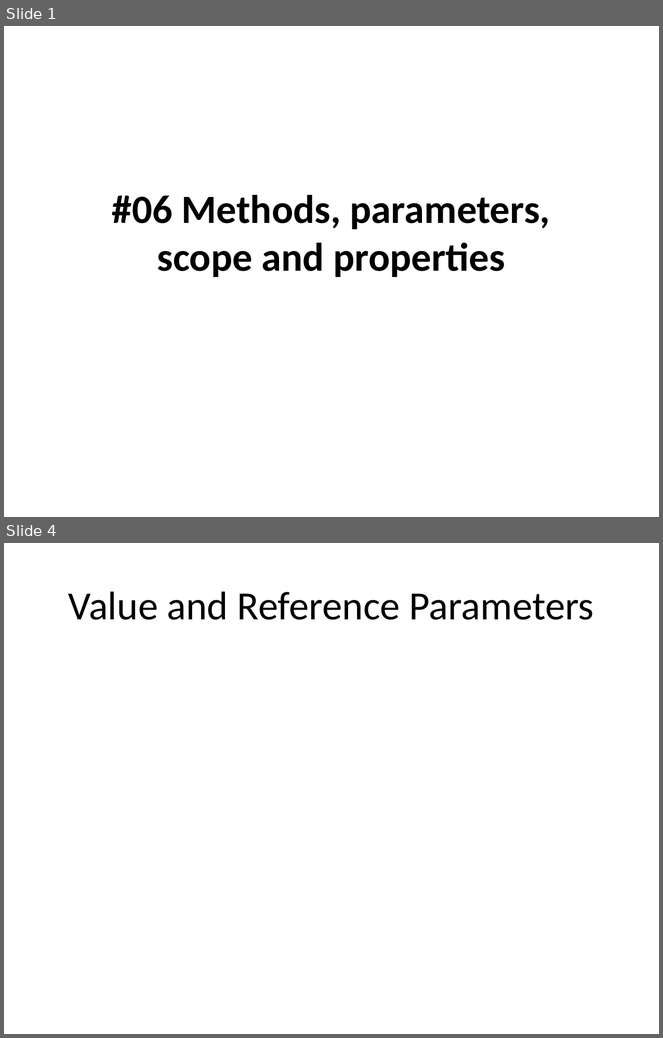
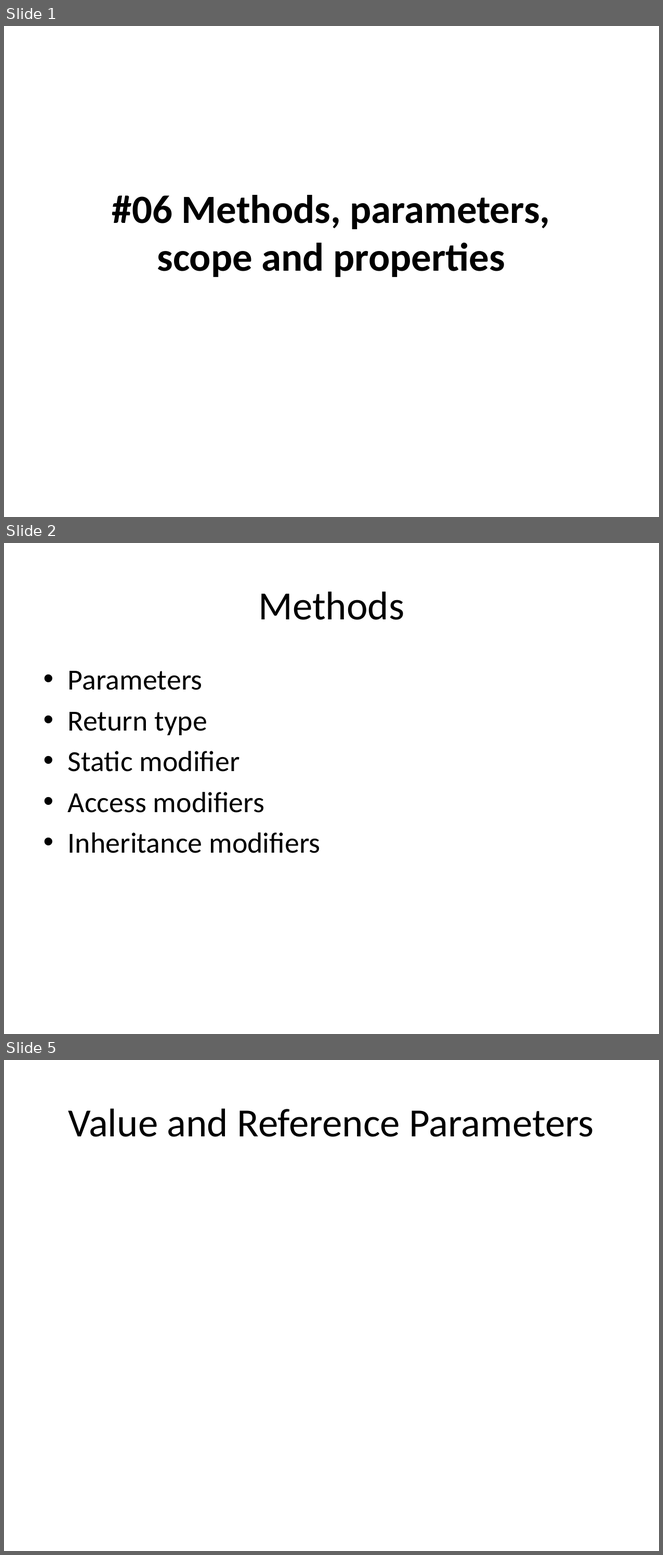
Before and after one commit to isurup/kalle-martin-group, a slide deck: OOPExam/06 Methods, parameters, scope and properties.pptx. Shown one above the other, each under a label of ours: slides 1 and 4 before the commit, slides 1, 2 and 5 after it; the slides between them are not shown. The pictures are 663x1038 and 663x1555 pixels, drawn with LibreOffice and Linux fonts; fonts in the diff are those of the drawing. Boxes give left, top, right and bottom in pixels: in the first picture for what was removed or moved away, otherwise in the second. Text is boxed around its words. In the diff, an @@ line names an element or a change of style, - is before the commit and + after.

```diff
--- a/OOPExam/06 Methods, parameters, scope and properties.pptx
+++ b/OOPExam/06 Methods, parameters, scope and properties.pptx
@@ slide 2 added at <box>4,543,659,1034</box>, background #FFFFFF @@
@@ title added at <box>258,591,404,620</box>, 44 pt, text #000000 @@
+Methods
@@ text added at <box>68,671,320,853</box>, 32 pt, text #000000 @@
+• Parameters
+• Return type
+• Static modifier
+• Access modifiers
+• Inheritance modifiers
@@ what was slide 4 is now slide 5 @@
```
Also in this commit, not shown: 1 slide changed, 2 other slides added, 2 slides removed.
